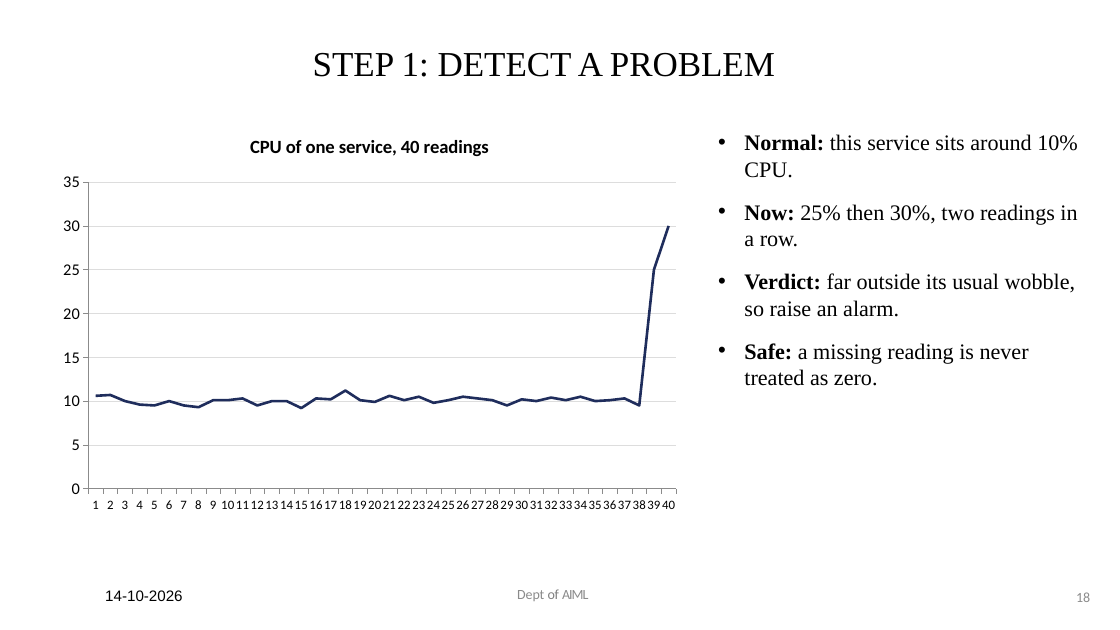
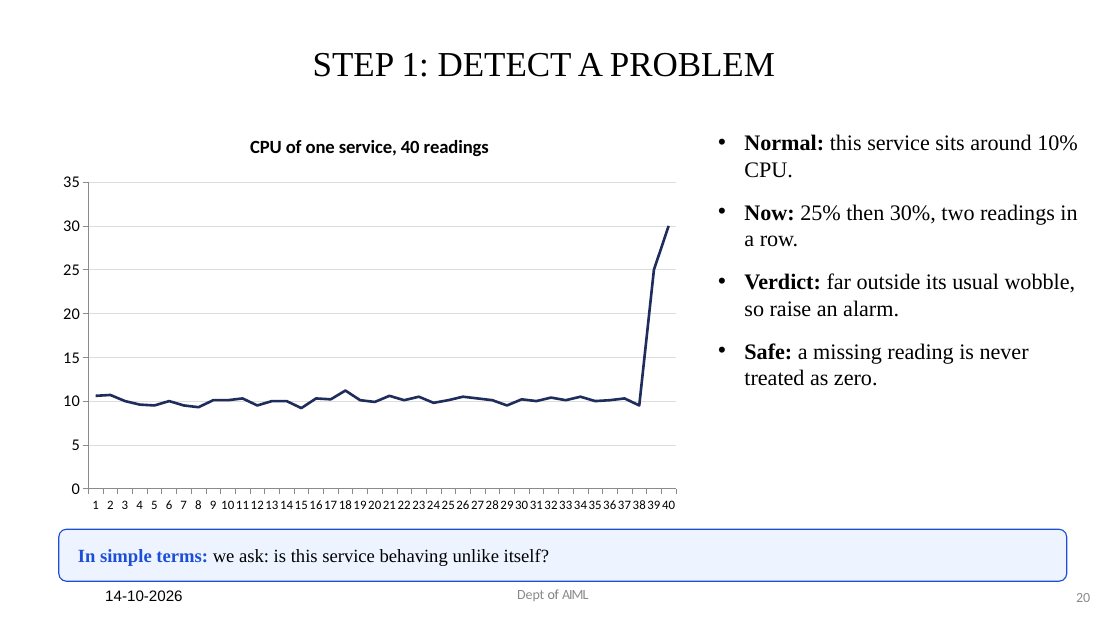
Before and after one commit to Royson-salis-18/microservice-mapper, a slide deck: slide 20 of wiki/Project_Phase_II_presentation.pptx (slide 18 before the commit). Drawn at 1120x630 pixels with LibreOffice and Linux fonts; fonts in the diff are those of the drawing. Boxes give left, top, right and bottom in pixels: in the first picture for what was removed or moved away, otherwise in the second. Text is boxed around its words. In the diff, an @@ line names an element or a change of style, - is before the commit and + after.

```diff
--- a/wiki/Project_Phase_II_presentation.pptx
+++ b/wiki/Project_Phase_II_presentation.pptx
@@ rounded rectangle added at bbox=[59, 529, 1067, 581], fill #EEF4FF, outline #1D4ED8 1 pt, 16 pt, text #000000 @@
+In simple terms: we ask: is this service behaving unlike itself?
@@ page number at bbox=[1076, 593, 1090, 602]: text changed @@
-18
+20
```
Also in this commit, not shown: 5 other slides changed, 5 slides added, 2 slides removed.
